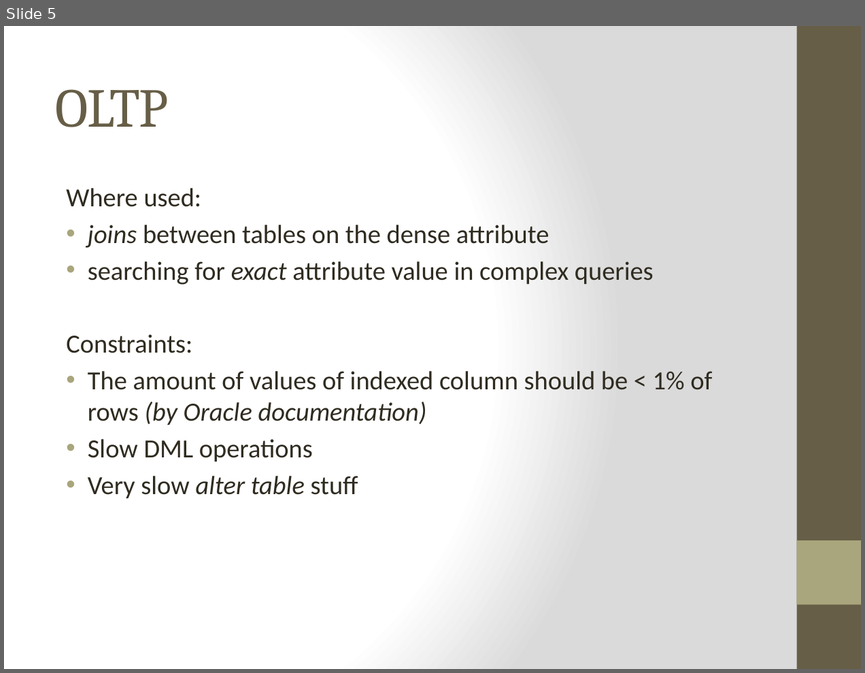
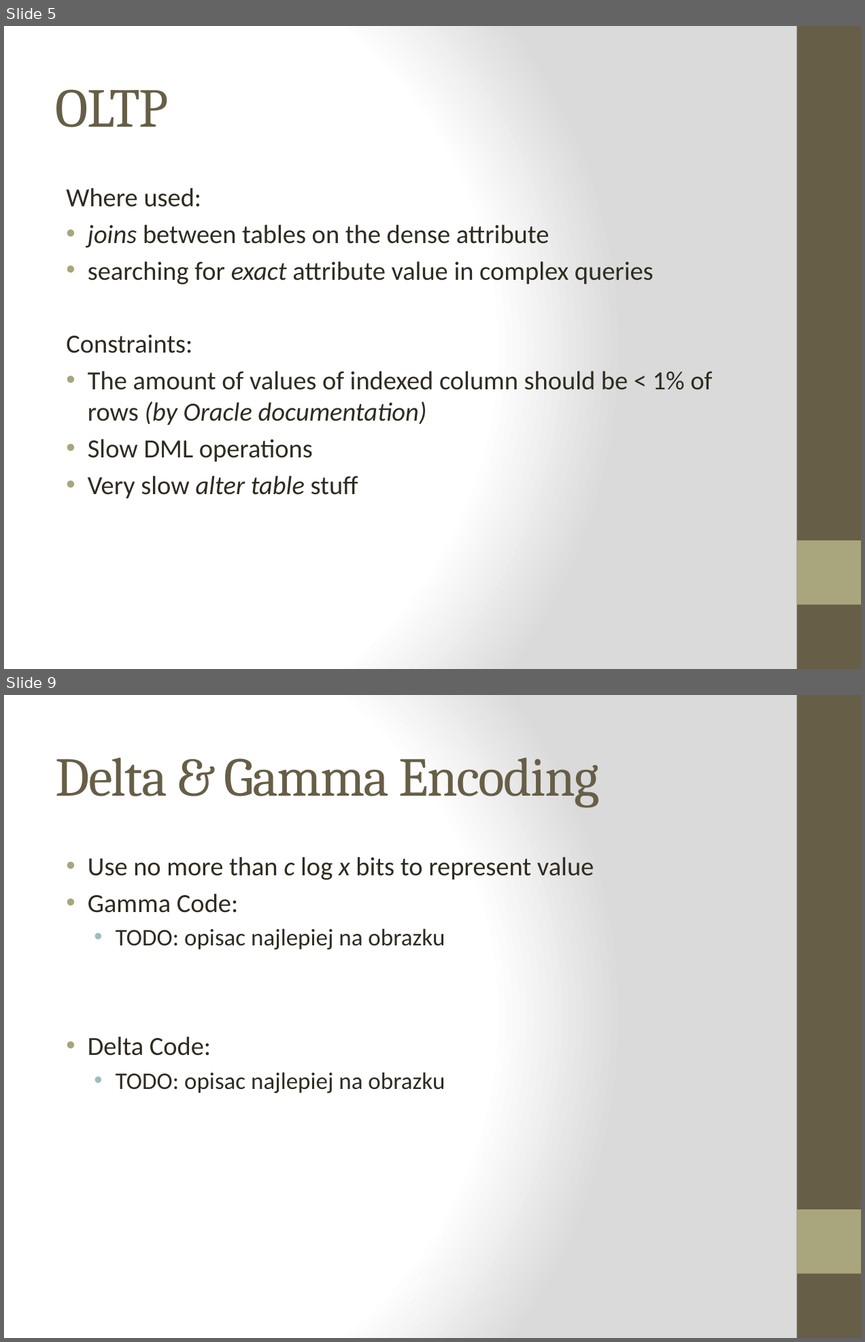
Before and after one commit to Dzess/DMARF, a slide deck: presentation/bitmap-compression/bitmap-index-compression.pptx. Shown one above the other, each under a label of ours: slide 5 before the commit, slides 5 and 9 after it; the slides between them are not shown. The pictures are 865x673 and 865x1342 pixels, drawn with LibreOffice and Linux fonts; fonts in the diff are those of the drawing. Boxes give left, top, right and bottom in pixels: in the first picture for what was removed or moved away, otherwise in the second. Text is boxed around its words. In the diff, an @@ line names an element or a change of style, - is before the commit and + after.

```diff
--- a/presentation/bitmap-compression/bitmap-index-compression.pptx
+++ b/presentation/bitmap-compression/bitmap-index-compression.pptx
@@ slide 9 added at <box>4,695,861,1338</box>, background gradient #FFFFFF to #DADADA; not listed: 2 template elements that a slide beside it also shows @@
@@ title added at <box>56,758,600,808</box>, 46 pt, text #675E47 @@
+Delta & Gamma Encoding
@@ text added at <box>88,857,594,1093</box>, 22 pt, text #2F2B20 @@
+• Use no more than c log x bits to represent value
+• Gamma Code:
+  • TODO: opisac najlepiej na obrazku
+• Delta Code:
+  • TODO: opisac najlepiej na obrazku
```
Also in this commit, not shown: 3 slides changed, 7 other slides added, 3 slides removed.
